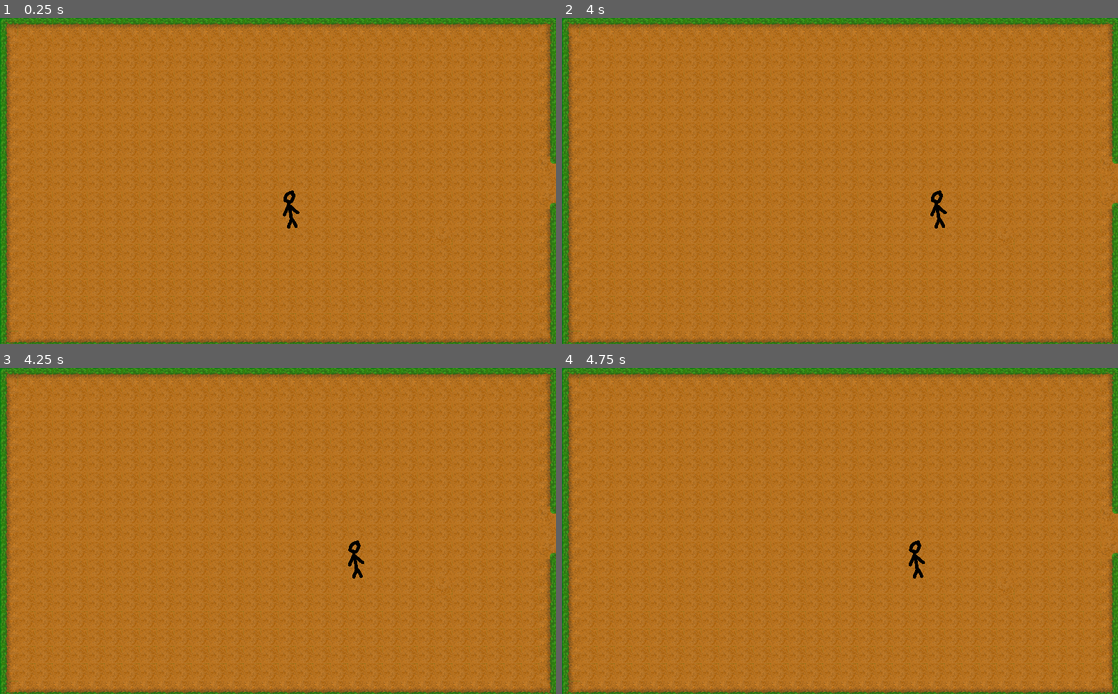
Above: before the commit, frames 1-4 (two rows, left to right).
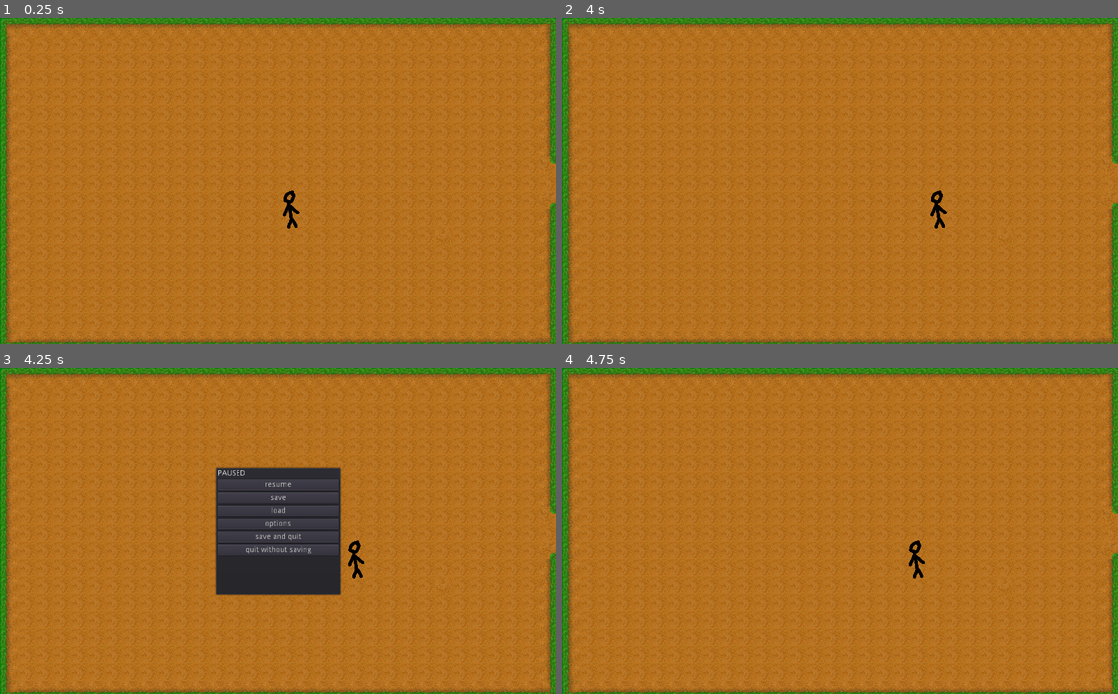
Above: after the commit, the same moments.

Repository: stoodleyc/farm
Game: Godot game, scene res://farm.tscn
Same seed, same stepped clock (60 frames per second), same inputs: the game is played once before the commit and once after it. The project has no main scene, so this scene is started directly.
Inputs (mouse positions are in pixels of both pictures, inside the frame that each line leads up to):
- Up to frame 1 (0.25 s): no input
- Up to frame 2 (4 s): tap Enter at 0.5 s; hold D (move right) 0.53-1.28 s; hold S (move down) 1.28-2.03 s; hold D (move right) 2.03-2.78 s; hold W (move up) 2.78-3.53 s; hold A (move left) from 3.53 s (still down)
- Up to frame 3 (4.25 s): keep holding A (move left); tap Escape (pause) at 4.15 s
- Up to frame 4 (4.75 s): release A (move left) at 4.25 s; click (840, 485) at 4.25 s, where only the run after the commit has a clickable "resume"

Frames 1-2 are identical in both runs. In frame 3, 8.9% of the frame differs, in the area x 38-62%, y 30-70%; in frame 4, nothing differs.

Commit message:
pause

Diff:
--- a/farm.tscn
+++ b/farm.tscn
@@ -1,7 +1,8 @@
-[gd_scene load_steps=8 format=2]
+[gd_scene load_steps=9 format=2]
 
 [ext_resource path="res://sprites/basic tiles.png" type="Texture" id=1]
 [ext_resource path="res://player.tscn" type="PackedScene" id=2]
+[ext_resource path="res://pause.tscn" type="PackedScene" id=3]
 
 [sub_resource type="Gradient" id=4]
 offsets = PoolRealArray( 0.446154 )
@@ -91,3 +92,5 @@
 __meta__ = {
 "_edit_lock_": true
 }
+
+[node name="pause" parent="." instance=ExtResource( 3 )]
--- a/options.tscn
+++ b/options.tscn
@@ -7,10 +7,10 @@
 anchor_top = 0.5
 anchor_right = 0.5
 anchor_bottom = 0.5
-margin_left = -155.5
-margin_top = -170.5
-margin_right = 155.5
-margin_bottom = 170.5
+margin_left = -143.0
+margin_top = -188.5
+margin_right = 143.0
+margin_bottom = 188.5
 script = ExtResource( 1 )
 
 [node name="VBoxContainer" type="VBoxContainer" parent="."]
@@ -18,19 +18,19 @@
 anchor_top = 0.5
 anchor_right = 0.5
 anchor_bottom = 0.5
-margin_left = -151.5
-margin_top = -166.5
-margin_right = 151.5
-margin_bottom = 166.5
+margin_left = -139.0
+margin_top = -184.5
+margin_right = 139.0
+margin_bottom = 184.5
 
 [node name="back" type="Button" parent="VBoxContainer"]
-margin_right = 303.0
+margin_right = 278.0
 margin_bottom = 20.0
 text = "back"
 
 [node name="fullscreen" type="CheckButton" parent="VBoxContainer"]
 margin_top = 24.0
-margin_right = 303.0
+margin_right = 278.0
 margin_bottom = 64.0
 text = "full screen"
 
--- /dev/null
+++ b/pause.gd
@@ -0,0 +1,23 @@
+extends PopupPanel
+
+
+# Declare member variables here. Examples:
+# var a = 2
+# var b = "text"
+
+
+# Called when the node enters the scene tree for the first time.
+func _ready():
+	pass # Replace with function body.
+
+
+func _process(delta):
+	if Input.is_action_just_released("pause"):
+		if visible == true:
+			visible = false
+		else:
+			visible = true
+
+
+func _on_resume_pressed():
+	visible = false
--- /dev/null
+++ b/pause.tscn
@@ -0,0 +1,77 @@
+[gd_scene load_steps=3 format=2]
+
+[ext_resource path="res://pause.gd" type="Script" id=1]
+[ext_resource path="res://options.tscn" type="PackedScene" id=2]
+
+[node name="pause" type="PopupPanel"]
+visible = true
+anchor_left = 0.5
+anchor_top = 0.5
+anchor_right = 0.5
+anchor_bottom = 0.5
+margin_left = -115.5
+margin_top = -117.5
+margin_right = 115.5
+margin_bottom = 117.5
+script = ExtResource( 1 )
+
+[node name="VBoxContainer" type="VBoxContainer" parent="."]
+anchor_left = 0.5
+anchor_top = 0.5
+anchor_right = 0.5
+anchor_bottom = 0.5
+margin_left = -111.5
+margin_top = -113.5
+margin_right = 111.5
+margin_bottom = 113.5
+
+[node name="title" type="Label" parent="VBoxContainer"]
+margin_right = 223.0
+margin_bottom = 14.0
+text = "PAUSED"
+
+[node name="resume" type="Button" parent="VBoxContainer"]
+margin_top = 18.0
+margin_right = 223.0
+margin_bottom = 38.0
+text = "resume"
+
+[node name="save" type="Button" parent="VBoxContainer"]
+margin_top = 42.0
+margin_right = 223.0
+margin_bottom = 62.0
+text = "save"
+
+[node name="load" type="Button" parent="VBoxContainer"]
+margin_top = 66.0
+margin_right = 223.0
+margin_bottom = 86.0
+text = "load"
+
+[node name="options" type="Button" parent="VBoxContainer"]
+margin_top = 90.0
+margin_right = 223.0
+margin_bottom = 110.0
+text = "options"
+
+[node name="save and quit" type="Button" parent="VBoxContainer"]
+margin_top = 114.0
+margin_right = 223.0
+margin_bottom = 134.0
+text = "save and quit"
+
+[node name="quit without saving" type="Button" parent="VBoxContainer"]
+margin_top = 138.0
+margin_right = 223.0
+margin_bottom = 158.0
+text = "quit without saving"
+
+[node name="options" parent="." instance=ExtResource( 2 )]
+visible = true
+margin_left = -131.0
+margin_top = -133.0
+margin_right = 131.0
+margin_bottom = 133.0
+
+[connection signal="pressed" from="VBoxContainer/resume" to="." method="_on_resume_pressed"]
+[connection signal="pressed" from="VBoxContainer/options" to="options" method="_on_options_pressed"]
